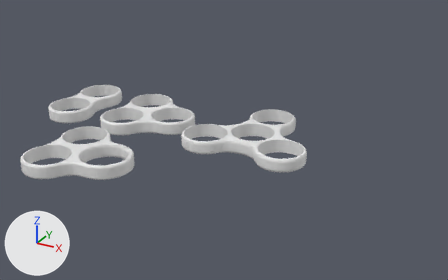
The Blender file spinners.blend, before and after one commit.
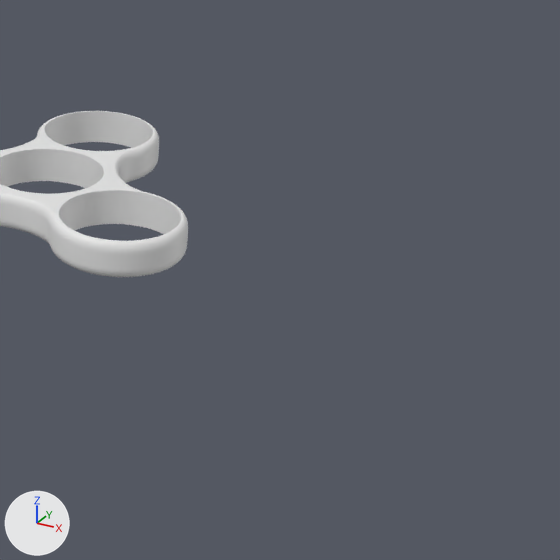
Each version appears first whole from a 50 mm lens placed at (180.2, -264.4, 131.2), pointed at (44.5, -17.7, 7.9), and next in a close-up on the part from 53% to 100% of the width and 24% to 100% of the height. The lights are fixed; the arrows at lower left show +X, +Y and +Z.

Script lines for the objects in view, before the commit:
```python
me_tri_spinner_013 = bpy.data.meshes.new('Tri Spinner.013')
me_tri_spinner_013.from_pydata(...)  # 4362 vertices, 4368 faces; spans x -33.5..33.5, y -24.6..36.7, z -3.5..3.5
ob_4x4 = bpy.data.objects.new('4x4', me_tri_spinner_013)
ob_4x4.location = (51.8, -0.3, 3.6)
```
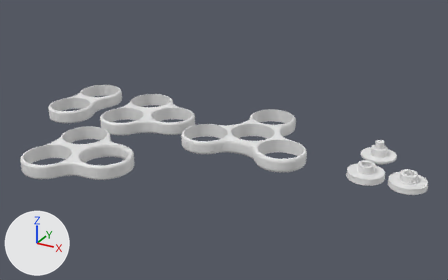
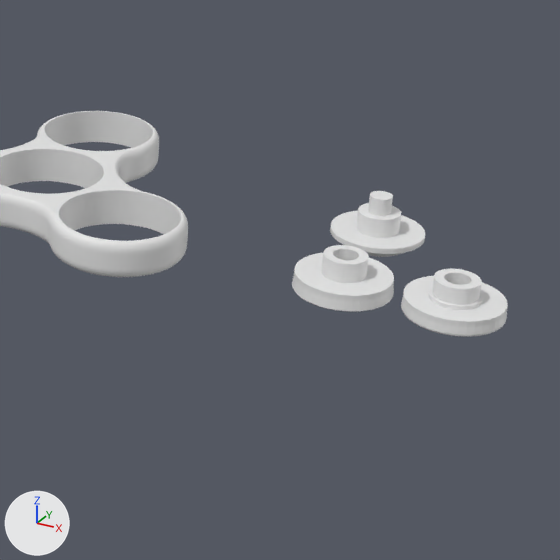
What differs and where, as boxes (x1, y1, x2, y2) in the close-ups (560 x 560 px):
'Handle female', added
    after: (292, 245, 508, 337)
'Handle male', added
    after: (330, 191, 425, 257)

What the commit changed:
Mesh me_handle_female is new.
It has 1320 vertices, 1244 faces and spans x -0.2..36.4, y -17.7..-0.3, z 0.6..7.2.
Mesh me_handle_male is new.
It has 330 vertices, 656 faces and spans x 0.0..17.0, y -17.5..-0.5, z 0.6..10.4.
Object 'Handle female' (ob_handle_female) is new; it shows me_handle_female.
Its location is (105.5, 0.0, 0.0).
Object 'Handle male' (ob_handle_male) is new; it shows me_handle_male.
Its location is (105.5, 20.8, 0.0).
